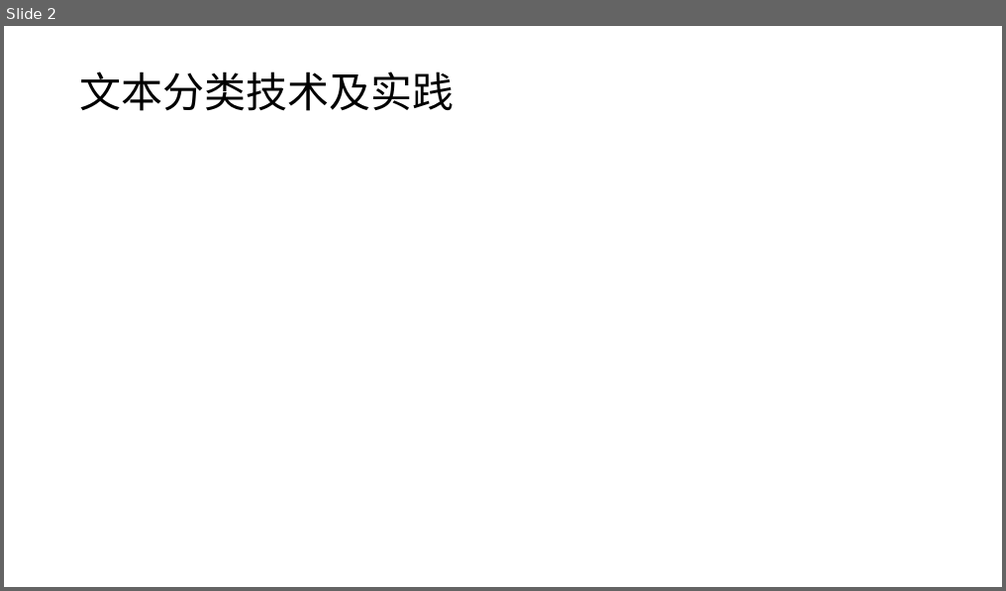
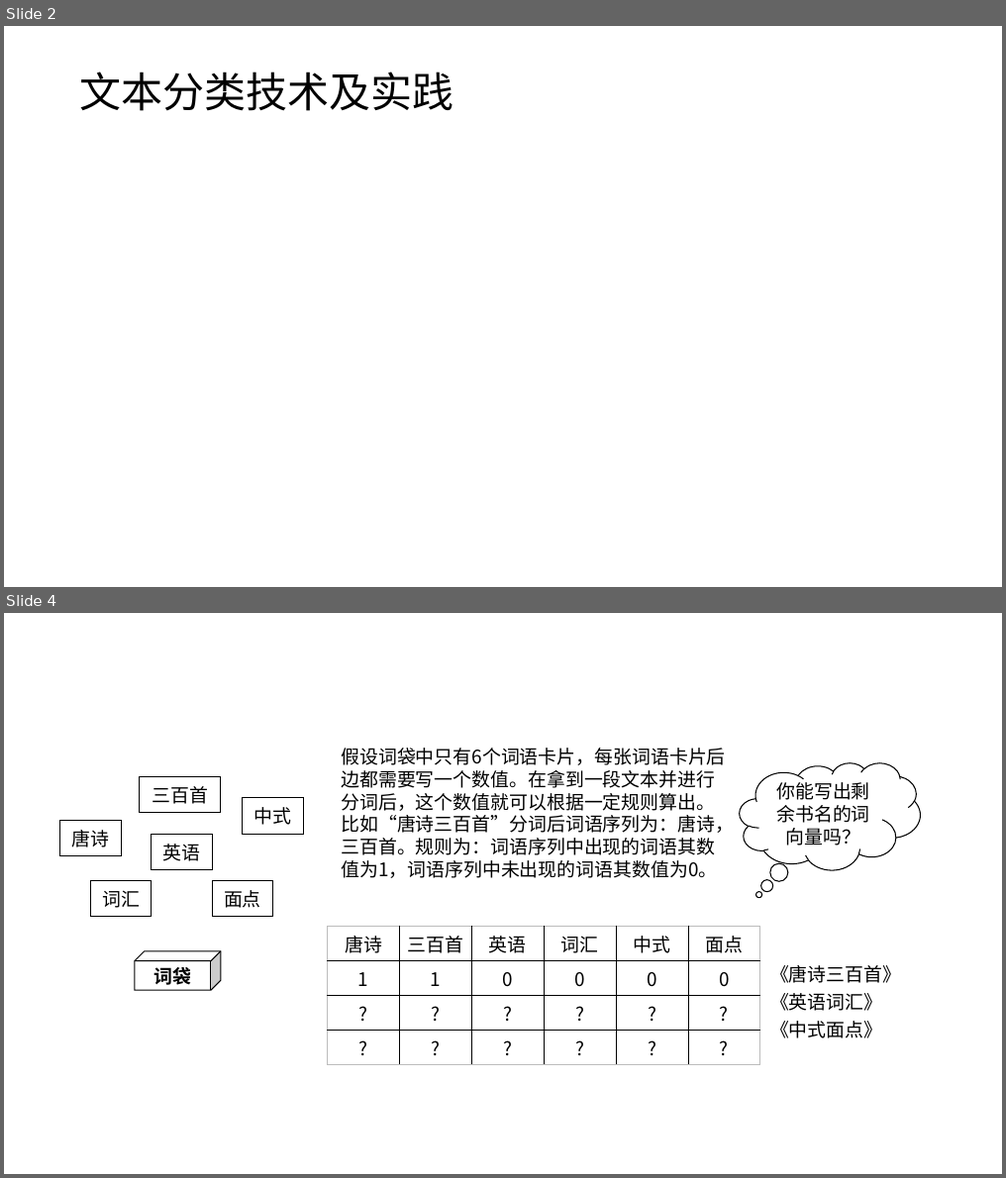
Before and after one commit to Benjamin-UnderWood/text_classification, a slide deck: doc/20200122-文本分类技术及实践.pptx. Shown one above the other, each under a label of ours: slide 2 before the commit, slides 2 and 4 after it; the slides between them are not shown. The pictures are 1006x591 and 1006x1178 pixels, drawn with LibreOffice and Linux fonts; fonts in the diff are those of the drawing. Boxes give left, top, right and bottom in pixels: in the first picture for what was removed or moved away, otherwise in the second. Text is boxed around its words. In the diff, an @@ line names an element or a change of style, - is before the commit and + after.

```diff
--- a/doc/20200122-文本分类技术及实践.pptx
+++ b/doc/20200122-文本分类技术及实践.pptx
@@ slide 4 added at (4, 613, 1002, 1174), background #FFFFFF @@
@@ text added at (341, 748, 734, 878), 18 pt, text #000000 @@
+假设词袋中只有6个词语卡片，每张词语卡片后边都需要写一个数值。在拿到一段文本并进行分词后，这个数值就可以根据一定规则算出。比如“唐诗三百首”分词后词语序列为：唐诗，三百首。规则为：词语序列中出现的词语其数值为1，词语序列中未出现的词语其数值为0。
@@ rectangle added at (140, 777, 221, 813), fill #FFFFFF, outline #000000 1 pt, 18 pt, text #000000 @@
+三百首
@@ thought cloud added at (740, 762, 921, 869), fill #FFFFFF, outline #000000 1 pt, 18 pt, text #000000 @@
+你能写出剩余书名的词向量吗？
@@ rectangle added at (60, 820, 121, 857), fill #FFFFFF, outline #000000 1 pt, 18 pt, text #000000 @@
+唐诗
@@ rectangle added at (243, 798, 303, 834), fill #FFFFFF, outline #000000 1 pt, 18 pt, text #000000 @@
+中式
@@ rectangle added at (152, 834, 212, 869), fill #FFFFFF, outline #000000 1 pt, 18 pt, text #000000 @@
+英语
@@ rectangle added at (91, 881, 152, 917), fill #FFFFFF, outline #000000 1 pt, 18 pt, text #000000 @@
+词汇
@@ rectangle added at (212, 881, 272, 917), fill #FFFFFF, outline #000000 1 pt, 18 pt, text #000000 @@
+面点
@@ table added at (328, 927, 758, 1047), 4 rows, 6 columns @@
+唐诗 | 三百首 | 英语 | 词汇 | 中式 | 面点
+1 | 1 | 0 | 0 | 0 | 0
+? | ? | ? | ? | ? | ?
+? | ? | ? | ? | ? | ?
@@ cube added at (135, 952, 221, 990), fill #FFFFFF, outline #000000 1 pt, 18 pt, text #000000, bold @@
+词袋
@@ text added at (770, 965, 901, 983), 18 pt, text #000000 @@
+《唐诗三百首》
@@ text added at (770, 993, 882, 1011), 18 pt, text #000000 @@
+《英语词汇》
@@ text added at (770, 1021, 882, 1039), 18 pt, text #000000 @@
+《中式面点》
```
Also in this commit, not shown: 1 slide changed, 8 other slides added, 1 slide removed, 7 other files.
